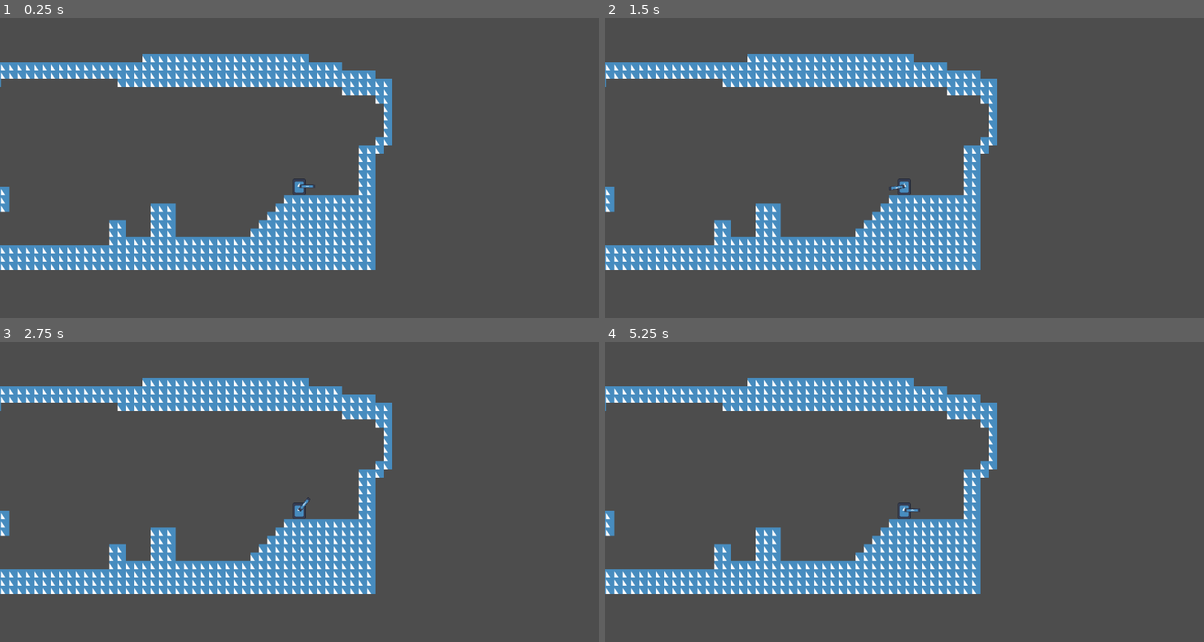
Above: before the commit, frames 1-4 (two rows, left to right).
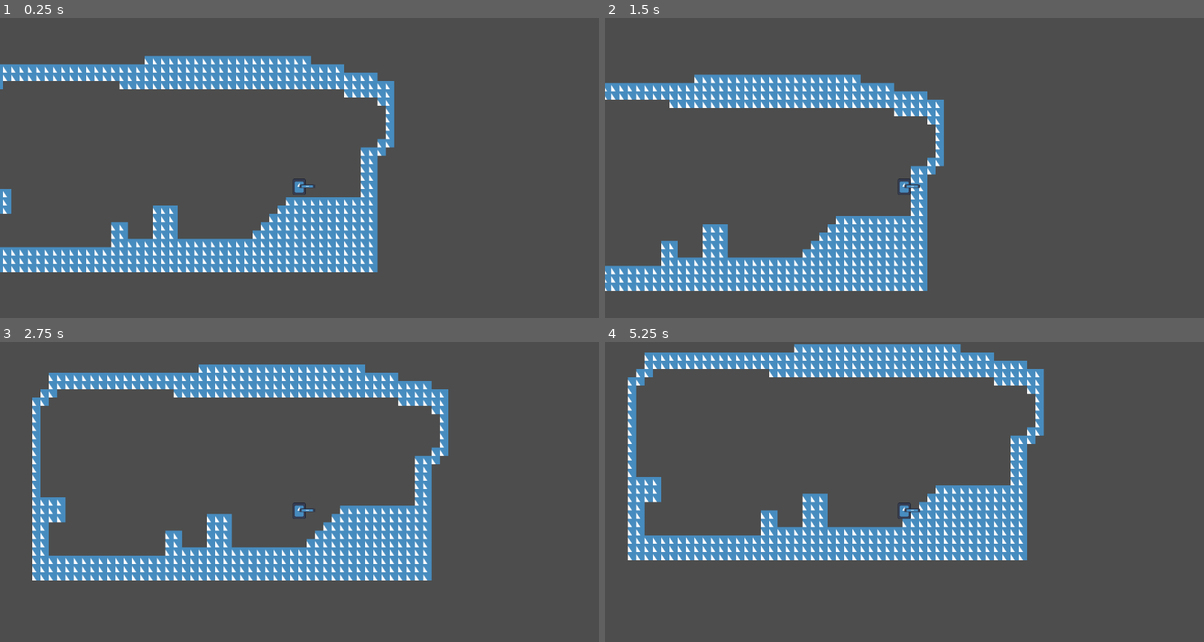
Above: after the commit, the same moments.

Repository: Wanderer22011/Underneath-It-All-year-11-game-design
Game: Godot game, scene res://scences/level_1.tscn
Two runs of this game, one before a commit and one after it. Both use one fixed random seed, a clock stepped at 60 frames per second and the inputs below. The engine's default icon, where the game draws it, is replaced by a stand-in: a white triangle on a blue panel in a dark square.
Inputs (mouse positions are in pixels of both pictures, inside the frame that each line leads up to):
- Up to frame 1 (0.25 s): no input
- Up to frame 2 (1.5 s): move the mouse to (1036, 171) at 0.52 s; hold D (Right) from 0.53 s (still down); click (1036, 171) at 0.6 s; tap W (Jump) at 0.77 s; move the mouse to (784, 204) at 1.27 s; click (784, 204) at 1.35 s
- Up to frame 3 (2.75 s): tap W (Jump) at 1.52 s; tap Enter at 2 s; move the mouse to (359, 435) at 2.02 s; release D (Right) at 2.03 s; hold A (Left) from 2.03 s (still down); click (359, 435) at 2.1 s
- Up to frame 4 (5.25 s): move the mouse to (874, 579) at 2.77 s; release A (Left) at 2.78 s; hold D (Right) 2.78-4.28 s; click (874, 579) at 2.85 s; tap W (Jump) at 3.02, 3.77, 4.52 s; move the mouse to (1084, 561) at 3.52 s; click (1084, 561) at 3.6 s; move the mouse to (724, 459) at 4.27 s; hold A (Left) 4.28-5.03 s; click (724, 459) at 4.35 s; move the mouse to (934, 510) at 5.02 s; hold D (Right) from 5.03 s (still down); click (934, 510) at 5.1 s

The runs differ from the first frame. In frame 1, 8.0% of the frame differs, in the area x 0-66%, y 12-85%; in frame 2, 22%; in frame 3, 22%; in frame 4, 29%, in the area x 0-74%, y 0-84%.
Error after the commit: Parse Error: Unexpected "Identifier" in class body. (res://Characters/Area2D.gd:1)

Commit message:
Added code, trying to shoot bullets

Diff:
--- a/Characters/Area2D.gd
+++ b/Characters/Area2D.gd
@@ -1,12 +1,22 @@
-extends Node2D # or whichever node you are using
+extends Node2D
 
+onready var bullet_scence = preload("res://Characters/bullet.tscn")
+onready var gun_point = $Gun
 # Speed of rotation
 var rotation_speed = 20.0
 
 func _process(delta):
 	var mouse_position = get_global_mouse_position()
-	var direction = mouse_position - global_position
+	var direction = (mouse_position - global_position).normalized()
 	var target_angle = direction.angle()
+	if Input.is_action_just_pressed("Shoot"):
+		shoot(direction)
 
 	# Interpolate the rotation smoothly
 	rotation = lerp_angle(rotation, target_angle, rotation_speed * delta)
+
+func shoot(direction):
+	var bullet_instance = bullet_scence.instance()
+	bullet_instance.position= gun_point.global_position
+	bullet_instance.velocity = direction* bullet_instance.speed
+	get_parent().add_child(bullet_instance)
--- /dev/null
+++ b/Characters/bullet.gd
@@ -0,0 +1,12 @@
+extends Area2D
+
+var speed = 400
+var velocity = Vector2()
+
+func _ready():
+	$CollisionShape2D.disabled = false
+
+func _process(delta):
+	position+=velocity*delta
+	if !is_instance_valid(self):
+		queue_free()
--- a/Characters/bullet.tscn
+++ b/Characters/bullet.tscn
@@ -1,12 +1,14 @@
-[gd_scene load_steps=3 format=3 uid="uid://bfyxv2kng8gyy"]
+[gd_scene load_steps=4 format=3 uid="uid://bfyxv2kng8gyy"]
 
 [ext_resource type="Texture2D" uid="uid://bha3ww3pdj7pv" path="res://Pictures/icon.svg" id="1_hcyfj"]
+[ext_resource type="Script" path="res://Characters/bullet.gd" id="1_srmme"]
 
 [sub_resource type="RectangleShape2D" id="RectangleShape2D_4j117"]
 size = Vector2(401.569, 614.4)
 
 [node name="Bullet" type="Area2D"]
 scale = Vector2(0.0996094, 0.0195312)
+script = ExtResource("1_srmme")
 
 [node name="CollisionShape2D" type="CollisionShape2D" parent="."]
 position = Vector2(4.78707e-06, 0)
--- a/Characters/main_character.tscn
+++ b/Characters/main_character.tscn
@@ -20,10 +20,10 @@
 scale = Vector2(0.195312, 0.246094)
 texture = ExtResource("1_axwlm")
 
-[node name="Area2D" type="Area2D" parent="."]
+[node name="Gun" type="Area2D" parent="."]
 script = ExtResource("3_ph0ip")
 
-[node name="Sprite2D" type="Sprite2D" parent="Area2D"]
+[node name="Sprite2D" type="Sprite2D" parent="Gun"]
 position = Vector2(15, 0)
 scale = Vector2(0.240234, 0.0546875)
 texture = ExtResource("1_axwlm")
--- a/Scripts/main_character.gd
+++ b/Scripts/main_character.gd
@@ -3,7 +3,6 @@
 
 const SPEED = 300.0
 const JUMP_VELOCITY = -400.0
-
 # Get the gravity from the project settings to be synced with RigidBody nodes.
 var gravity = ProjectSettings.get_setting("physics/2d/default_gravity")
 
@@ -29,7 +28,7 @@
 	else:
 		velocity.x = move_toward(velocity.x, 0, SPEED)
 
-func player_shooting(delta : float):
+
 
 
 	move_and_slide()
--- /dev/null
+++ b/scences/level_1.gd
@@ -0,0 +1 @@
+extends Node2D
--- a/scences/level_1.tscn
+++ b/scences/level_1.tscn
@@ -1,5 +1,6 @@
-[gd_scene load_steps=5 format=3 uid="uid://v2s8xp7gpbtu"]
-
+[gd_scene load_steps=6 format=3 uid="uid://v2s8xp7gpbtu"]
+
+[ext_resource type="Script" path="res://scences/level_1.gd" id="1_81gu2"]
 [ext_resource type="Texture2D" uid="uid://bha3ww3pdj7pv" path="res://Pictures/icon.svg" id="1_e8r6u"]
 [ext_resource type="PackedScene" uid="uid://c351amaf2wxv5" path="res://Characters/main_character.tscn" id="1_pgxqa"]
 
@@ -214,6 +215,7 @@
 sources/0 = SubResource("TileSetAtlasSource_3qn1h")
 
 [node name="Level 1" type="Node2D"]
+script = ExtResource("1_81gu2")
 
 [node name="TileMap" type="TileMap" parent="."]
 position = Vector2(-2, 8)
@@ -223,6 +225,6 @@
 layer_0/tile_data = PackedInt32Array(1310720, 262144, 2, 1310721, 262144, 2, 1310722, 262144, 2, 1310723, 262144, 2, 13 …(8955 unchanged characters)…
 
 [node name="Main Character" parent="." instance=ExtResource("1_pgxqa")]
-position = Vector2(604, 199)
+position = Vector2(600, 162)
 
 [node name="Camera2D" type="Camera2D" parent="Main Character"]
